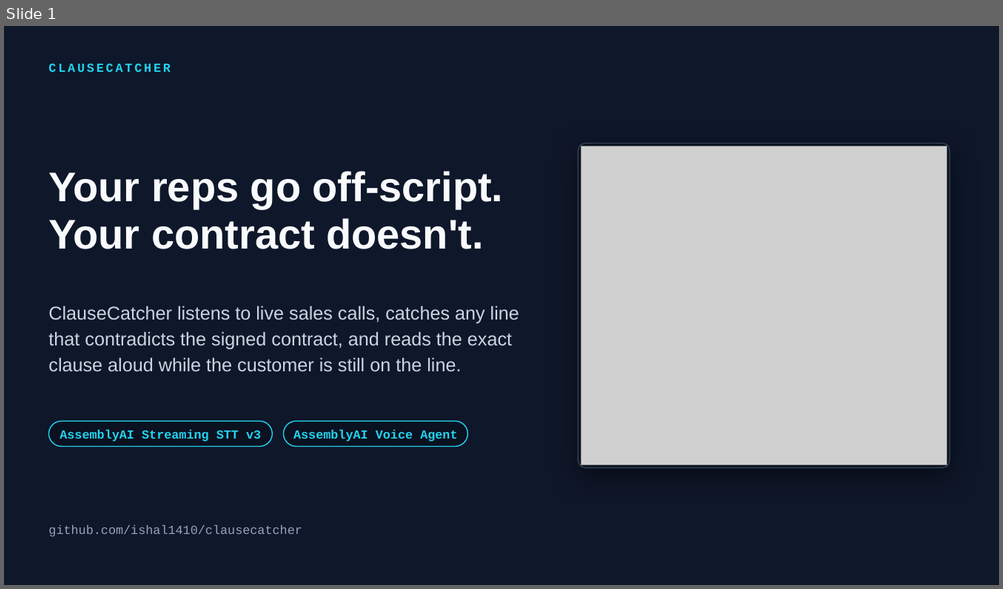
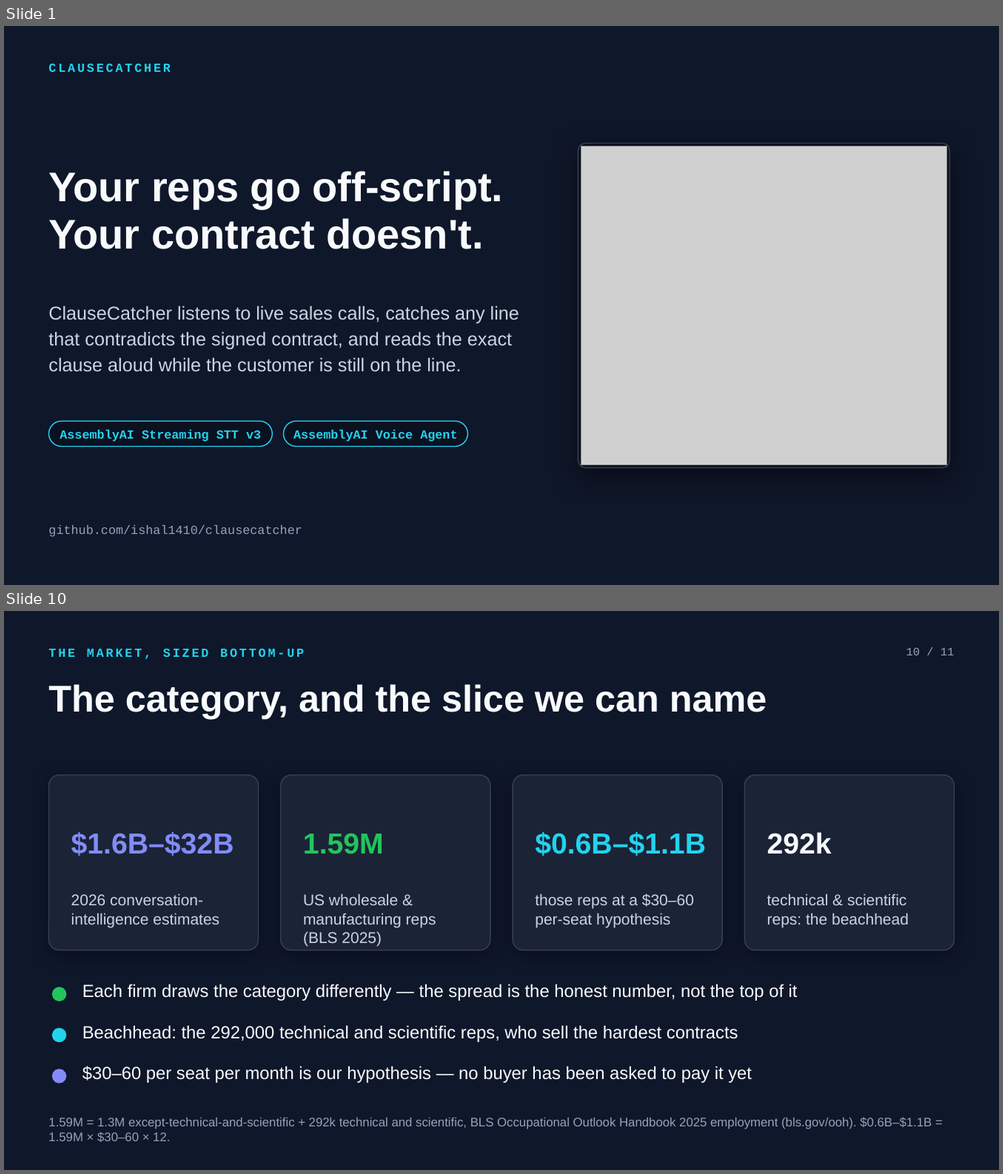
Before and after one commit to ishal1410/clausecatcher, a slide deck: docs/submission/ClauseCatcher.pptx. Shown one above the other, each under a label of ours: slide 1 before the commit, slides 1 and 10 after it; the slides between them are not shown. The pictures are 1003x589 and 1003x1174 pixels, drawn with LibreOffice and Linux fonts; fonts in the diff are those of the drawing; grey boxes stand for pictures. Boxes give left, top, right and bottom in pixels: in the first picture for what was removed or moved away, otherwise in the second. Text is boxed around its words. In the diff, an @@ line names an element or a change of style, - is before the commit and + after.

```diff
--- a/docs/submission/ClauseCatcher.pptx
+++ b/docs/submission/ClauseCatcher.pptx
@@ slide 10 added at (x1=4, y1=611, x2=999, y2=1170), background #0F172A @@
@@ text added at (x1=48, y1=649, x2=304, y2=659), 12 pt, text #22D3EE, bold @@
+THE MARKET, SIZED BOTTOM-UP
@@ text added at (x1=906, y1=648, x2=954, y2=655), 11 pt, text #94A3B8 @@
+10 / 11
@@ text added at (x1=48, y1=684, x2=767, y2=718), 36 pt, text #F8FAFC, bold @@
+The category, and the slice we can name
@@ rounded rectangle added at (x1=48, y1=775, x2=259, y2=951), fill #1B2336, outline #334155 1 pt @@
@@ rounded rectangle added at (x1=281, y1=775, x2=490, y2=951), fill #1B2336, outline #334155 1 pt @@
@@ rounded rectangle added at (x1=513, y1=775, x2=723, y2=951), fill #1B2336, outline #334155 1 pt @@
@@ rounded rectangle added at (x1=744, y1=775, x2=954, y2=951), fill #1B2336, outline #334155 1 pt @@
@@ text added at (x1=71, y1=832, x2=234, y2=856), 28 pt, text #818CF8, bold @@
+$1.6B–$32B
@@ text added at (x1=535, y1=832, x2=706, y2=856), 28 pt, text #22D3EE, bold @@
+$0.6B–$1.1B
@@ text added at (x1=767, y1=832, x2=831, y2=854), 28 pt, text #F8FAFC, bold @@
+292k
@@ text added at (x1=303, y1=833, x2=384, y2=854), 28 pt, text #22C55E, bold @@
+1.59M
@@ text added at (x1=71, y1=894, x2=219, y2=928), 15 pt, text #CBD5E1 @@
+2026 conversation-intelligence estimates
@@ text added at (x1=303, y1=894, x2=436, y2=946), 15 pt, text #CBD5E1 @@
+US wholesale & manufacturing reps (BLS 2025)
@@ text added at (x1=535, y1=894, x2=694, y2=928), 15 pt, text #CBD5E1 @@
+those reps at a $30–60 per-seat hypothesis
@@ text added at (x1=767, y1=894, x2=908, y2=928), 15 pt, text #CBD5E1 @@
+technical & scientific reps: the beachhead
@@ ellipse added at (x1=53, y1=988, x2=66, y2=1001), fill #22C55E, outline #22C55E 1 pt @@
@@ text added at (x1=82, y1=984, x2=797, y2=1001), 17 pt, text #F8FAFC @@
+Each firm draws the category differently — the spread is the honest number, not the top of it
@@ ellipse added at (x1=53, y1=1029, x2=66, y2=1042), fill #22D3EE, outline #22D3EE 1 pt @@
@@ text added at (x1=82, y1=1025, x2=738, y2=1042), 17 pt, text #F8FAFC @@
+Beachhead: the 292,000 technical and scientific reps, who sell the hardest contracts
@@ ellipse added at (x1=53, y1=1070, x2=66, y2=1083), fill #818CF8, outline #818CF8 1 pt @@
@@ text added at (x1=82, y1=1066, x2=751, y2=1083), 17 pt, text #F8FAFC @@
+$30–60 per seat per month is our hypothesis — no buyer has been asked to pay it yet
@@ text added at (x1=48, y1=1117, x2=931, y2=1142), 12 pt, text #94A3B8 @@
+1.59M = 1.3M except-technical-and-scientific + 292k technical and scientific, BLS Occupational Outlook Handbook 2025 employment (bls.gov/ooh). $0.6B–$1.1B = 1.59M × $30–60 × 12.
```
Also in this commit, not shown: 9 slides changed, 16 other files.
